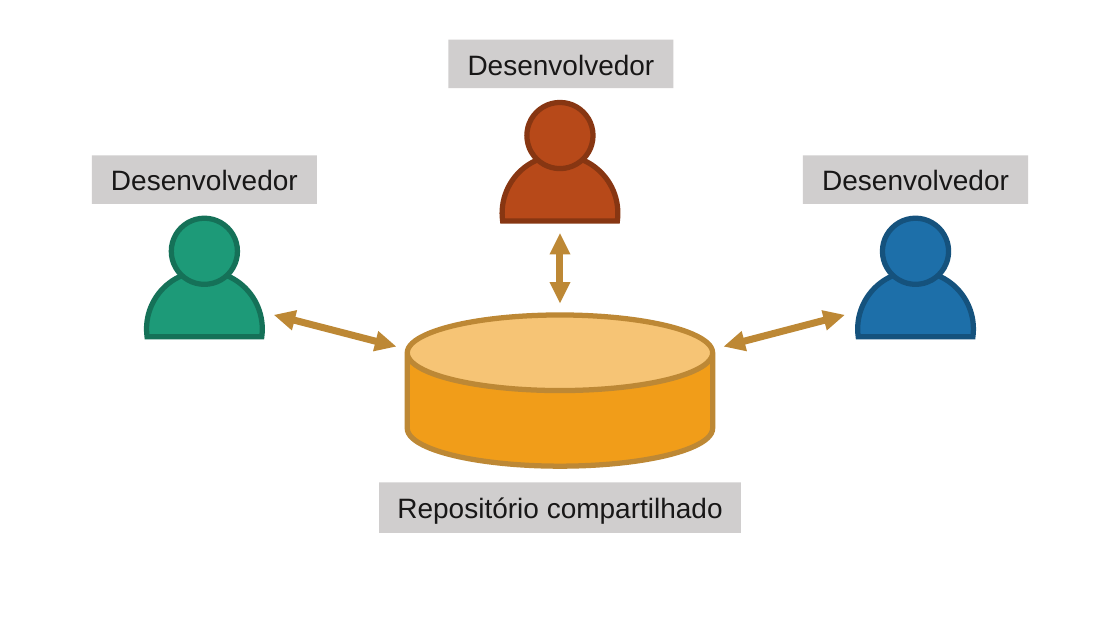
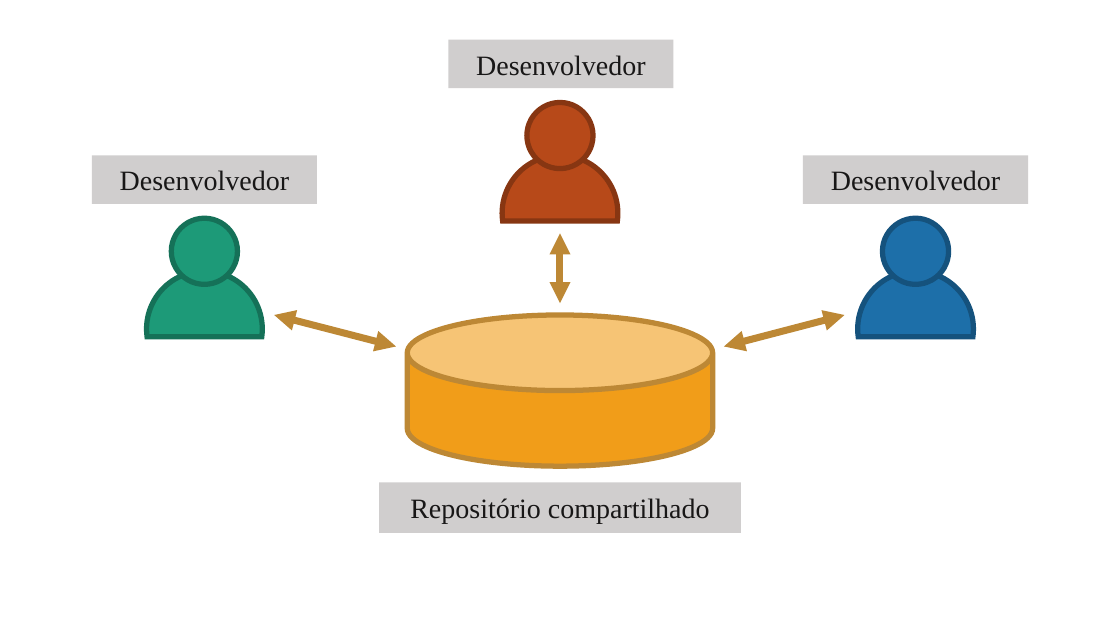
Before and after one commit to mscmateus/tcc, a slide deck: slide 2 of TCC/versões/imagens/imagens.pptx. Drawn at 1120x630 pixels with LibreOffice and Linux fonts; fonts in the diff are those of the drawing. Boxes give left, top, right and bottom in pixels: in the first picture for what was removed or moved away, otherwise in the second. Text is boxed around its words. In the diff, an @@ line names an element or a change of style, - is before the commit and + after.

```diff
--- a/TCC/versões/imagens/imagens.pptx
+++ b/TCC/versões/imagens/imagens.pptx
@@ font Arial to Times New Roman in 4 elements at box(803, 155, 1028, 204), box(379, 482, 741, 533), box(449, 39, 674, 88), box(92, 155, 317, 204) @@
```
Also in this commit, not shown: 3 other slides changed, 26 other files.
